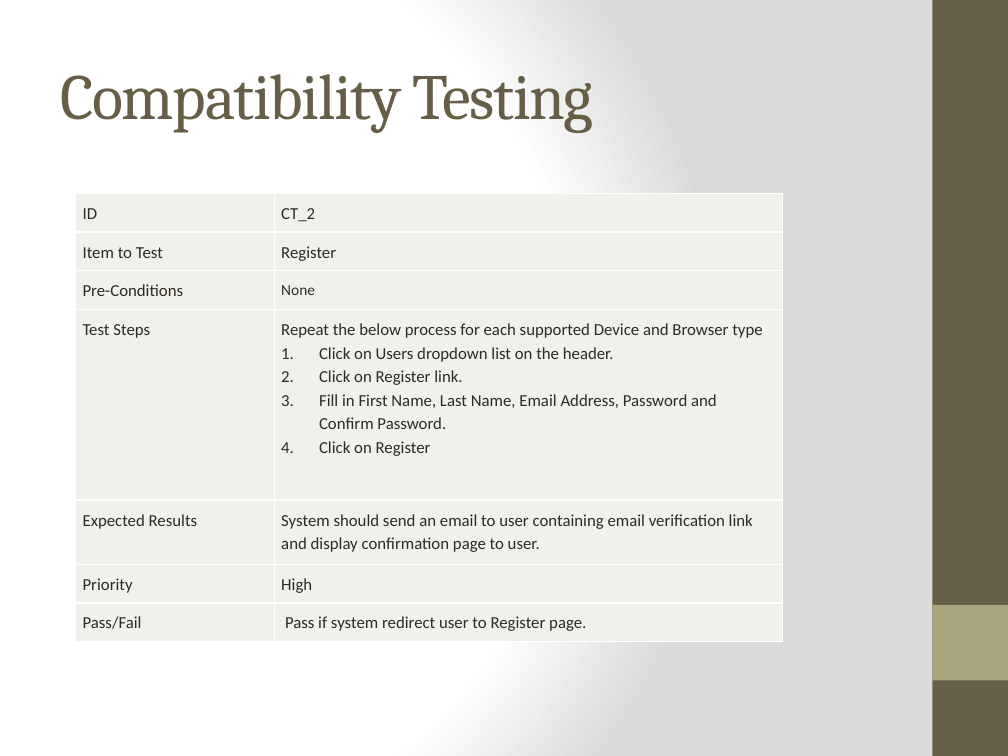
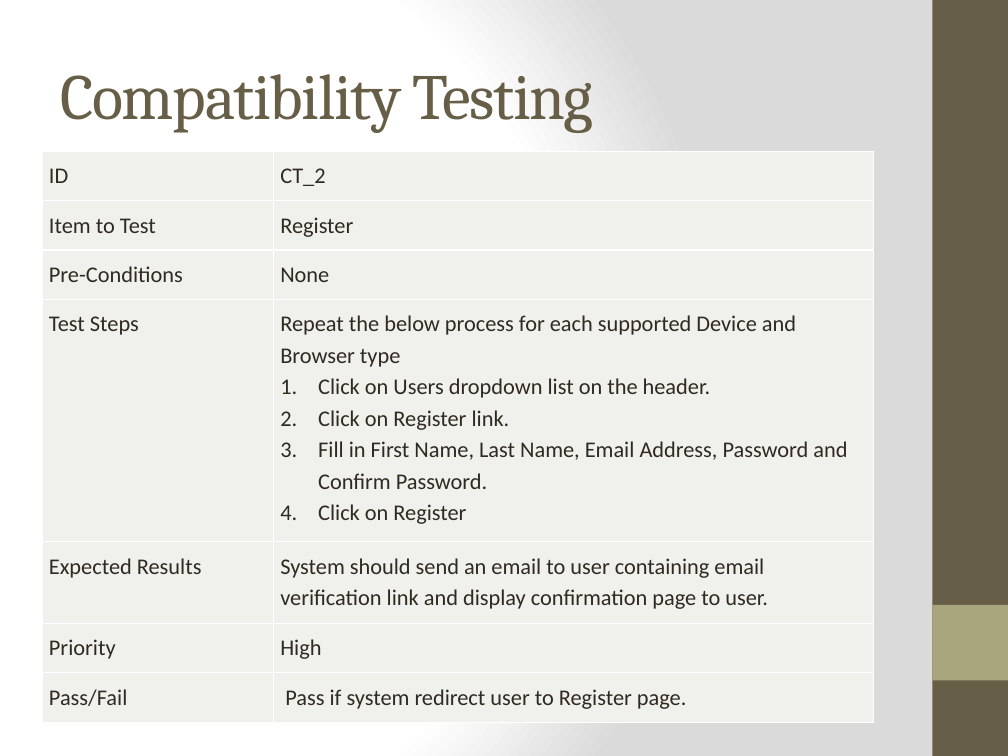
Before and after one commit to WesleyTrescott/MVC-Capstone, a slide deck: slide 11 of Test plan/Computech Corporation - Test Plan.pptx. Drawn at 1008x756 pixels with LibreOffice and Linux fonts; fonts in the diff are those of the drawing. Boxes give left, top, right and bottom in pixels: in the first picture for what was removed or moved away, otherwise in the second. Text is boxed around its words. In the diff, an @@ line names an element or a change of style, - is before the commit and + after.

```diff
--- a/Test plan/Computech Corporation - Test Plan.pptx
+++ b/Test plan/Computech Corporation - Test Plan.pptx
@@ table at box(42, 151, 874, 723) @@
@@ size 12 to 16 pt @@
@@ size 11 to 16 pt in "None" @@
@@ table: place and size @@
-table at box(76, 194, 782, 642)
+table at box(42, 151, 874, 723)
```
Also in this commit, not shown: 7 other slides changed, 1 other file.
